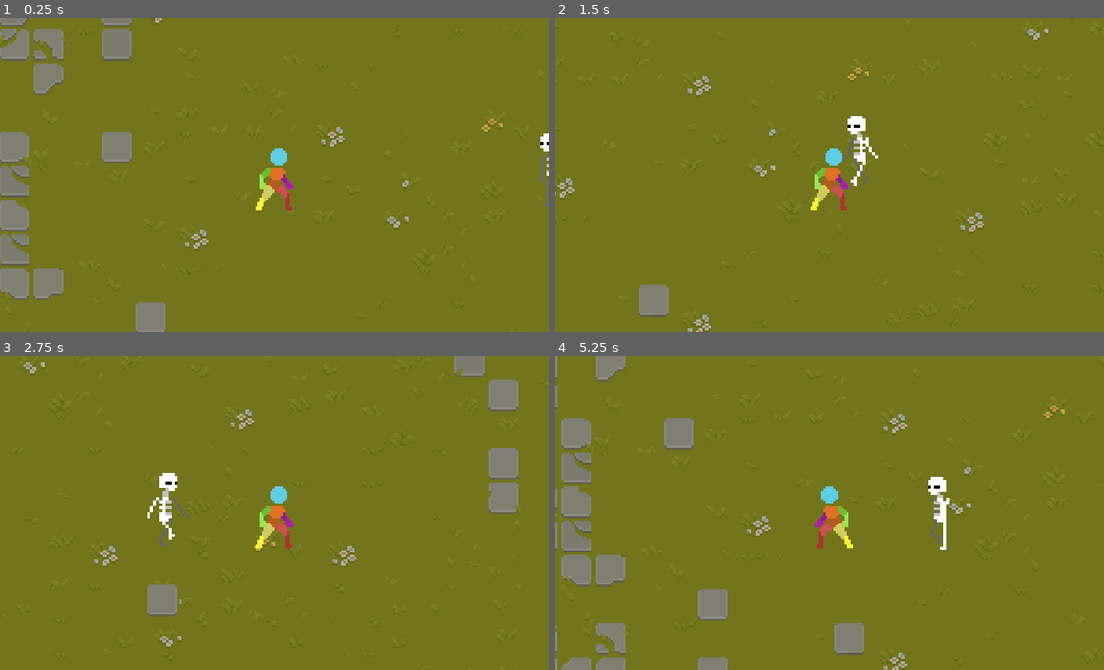
Above: before the commit, frames 1-4 (two rows, left to right).
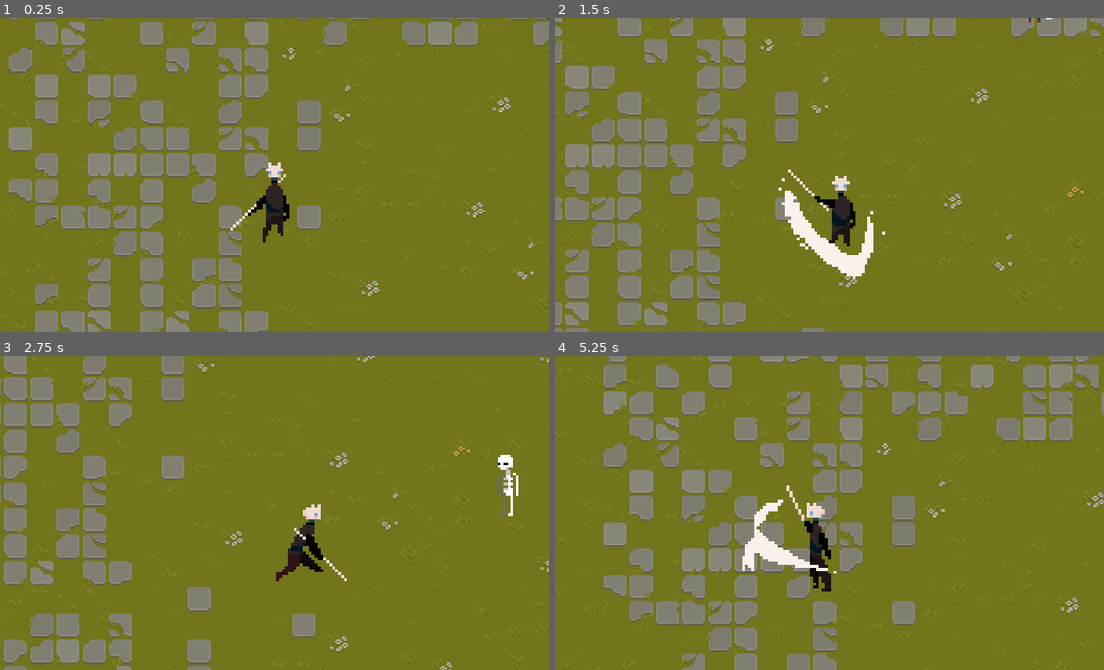
Above: after the commit, the same moments.

Repository: bluedec/GrassHops
Game: Godot game, scene res://scenes/spots/first_spot.tscn
Two runs of this game, one before a commit and one after it. Both use one fixed random seed, a clock stepped at 60 frames per second and the inputs below.
Inputs (mouse positions are in pixels of both pictures, inside the frame that each line leads up to):
- Up to frame 1 (0.25 s): no input
- Up to frame 2 (1.5 s): move the mouse to (950, 159) at 0.52 s; hold D (right) 0.53-1.28 s; hold H (basic_attack) 0.53-1.28 s; move the mouse to (719, 190) at 1.27 s; hold S (down) from 1.28 s (still down); tap H (basic_attack) at 1.35 s
- Up to frame 3 (2.75 s): move the mouse to (329, 443) at 2.02 s; release S (down) at 2.03 s; hold D (right) from 2.03 s (still down); hold H (basic_attack) from 2.03 s (still down)
- Up to frame 4 (5.25 s): move the mouse to (802, 575) at 2.77 s; release D (right) at 2.78 s; release H (basic_attack) at 2.78 s; hold W (up) 2.78-3.53 s; tap H (basic_attack) at 2.85, 4.35 s; move the mouse to (994, 560) at 3.52 s; hold H (basic_attack) 3.53-4.28 s; hold A (left) 3.53-5.03 s; move the mouse to (664, 465) at 4.27 s; move the mouse to (856, 513) at 5.02 s; hold S (down) from 5.03 s (still down); hold H (basic_attack) from 5.03 s (still down)

The runs differ from the first frame. In frame 1, 25% of the frame differs, in the area x 0-100%, y 0-100%; in frame 2, 21%; in frame 3, 17%; in frame 4, 29%.

Commit message:
Main character!

Diff:
--- /dev/null
+++ b/icon.svg
@@ -0,0 +1 @@
+<svg height="128" width="128" xmlns="http://www.w3.org/2000/svg"><rect x="2" y="2" width="124" height="124" rx="14" fill="#363d52" stroke="#212532" stroke-width="4"/><g transform="scale(.101) translate(122 122)"><g fill="#fff"><path d="M105 673v33q407 354 814 0v-33z"/><path fill="#478cbf" d="m105 673 152 14q12 1 15 14l4 67 132 10 8-61q2-11 15-15h162q13 4 15 15l8 61 132-10 4-67q3-13 15-14l152-14V427q30-39 56-81-35-59-83-108-43 20-82 47-40-37-88-64 7-51 8-102-59-28-123-42-26 43-46 89-49-7-98 0-20-46-46-89-64 14-123 42 1 51 8 102-48 27-88 64-39-27-82-47-48 49-83 108 26 42 56 81zm0 33v39c0 276 813 276 813 0v-39l-134 12-5 69q-2 10-14 13l-162 11q-12 0-16-11l-10-65H447l-10 65q-4 11-16 11l-162-11q-12-3-14-13l-5-69z"/><path d="M483 600c3 34 55 34 58 0v-86c-3-34-55-34-58 0z"/><circle cx="725" cy="526" r="90"/><circle cx="299" cy="526" r="90"/></g><g fill="#414042"><circle cx="307" cy="532" r="60"/><circle cx="717" cy="532" r="60"/></g></g></svg>
--- /dev/null
+++ b/scenes/characters/Sonny/AnimationPlayer.gd
@@ -0,0 +1,18 @@
+extends AnimationPlayer
+
+
+# Called when the node enters the scene tree for the first time.
+func _ready():
+	pass # Replace with function body.
+
+
+# Called every frame. 'delta' is the elapsed time since the previous frame.
+func _process(_delta):
+	pass
+
+
+func _on_animation_finished(anim_name):
+	print(anim_name, " finished")
+	if anim_name == "attack_down" or "left_side_attack" or "right_side_attack":
+		print("lol")
+		# resume
--- /dev/null
+++ b/scenes/characters/Sonny/Sonny.gd
@@ -0,0 +1,112 @@
+extends CharacterBody2D
+
+@onready var speed = 120
+@onready var anim : AnimationPlayer = $Sprite2D/AnimationPlayer
+var combo : int = 0
+var combo_cooldown : float = 0.5
+var dir = "down"
+
+func _ready():
+	pass
+
+func _process(_delta):
+
+	if Input.is_action_just_pressed("basic_attack"):
+		attack()
+
+	var input_direction = Vector2(
+		Input.get_action_strength("right") - Input.get_action_strength("left"),
+		Input.get_action_strength("down") - Input.get_action_strength("up")
+		)
+	input_direction.normalized()
+
+	var moving = input_direction.x != 0 or input_direction.y != 0
+
+	if is_attacking():
+		input_direction = input_direction * 0.1
+
+	handle_movement(input_direction)
+
+	if is_attacking():
+		return
+
+
+	if dir == "left":
+		if moving:
+			anim.play("left_side_running")
+		else:
+			anim.play("left_side_idle")
+
+	elif dir == "right":
+		if moving:
+			anim.play("right_side_running")
+		else:
+			anim.play("right_side_idle")
+#
+	elif dir == "down":
+		if moving:
+			anim.play("running_front")
+		else:
+			anim.play("idle")
+
+	elif dir == "up":
+		if moving:
+			anim.play("running_upwards")
+		else:
+			anim.play("upwards_idle")
+
+	combo_cooldown -= 0.01
+
+func handle_movement(input_direction):
+
+	if input_direction.x > 0:
+		dir = "right"
+		calculate_velocity_and_slide(input_direction)
+
+	elif input_direction.x < 0:
+		dir = "left"
+		calculate_velocity_and_slide(input_direction)
+
+	elif input_direction.y > 0:
+		dir = "down"
+		calculate_velocity_and_slide(input_direction)
+
+	elif input_direction.y < 0:
+		dir = "up"
+		calculate_velocity_and_slide(input_direction)
+
+
+func is_attacking():
+	return anim.current_animation == "attack_down" \
+	or anim.current_animation == "left_side_attack" \
+	or anim.current_animation == "right_side_attack"
+
+func attack():
+	if dir == "down":
+		anim.play("attack_down")
+	elif dir == "left":
+		anim.play("left_side_attack")
+	elif dir == "right":
+		anim.play("right_side_attack")
+
+#	if combo == 0:
+#		if dir == "down":
+#			anim.play("attack_down")
+#		elif dir == "left":
+#			anim.play("left_side_attack")
+#		elif dir == "right":
+#			anim.play("right_side_attack")
+#		combo += 1
+#	elif combo == 1:
+#		if combo_cooldown <= 0:
+#			anim.play("")
+#			combo_cooldown = 0.5
+#			combo += 1
+#	else:
+#		combo = 0
+#		combo_cooldown = 0.5
+
+
+func calculate_velocity_and_slide(input_direction):
+	velocity = input_direction * speed
+	move_and_slide()
--- /dev/null
+++ b/scenes/characters/Sonny/Sonny.tscn
@@ -0,0 +1,266 @@
+[gd_scene load_steps=18 format=3 uid="uid://vh257mladysl"]
+
+[ext_resource type="Script" path="res://scenes/characters/Sonny/Sonny.gd" id="1_hk164"]
+[ext_resource type="Texture2D" uid="uid://baeqsu8b6wnx8" path="res://assets/GrassHops Asset Pack/characters/sonny.png" id="2_aw34o"]
+[ext_resource type="Script" path="res://scenes/characters/Sonny/AnimationPlayer.gd" id="3_umlbm"]
+
+[sub_resource type="Animation" id="Animation_dyx6u"]
+length = 0.001
+tracks/0/type = "value"
+tracks/0/imported = false
+tracks/0/enabled = true
+tracks/0/path = NodePath(".:frame")
+tracks/0/interp = 1
+tracks/0/loop_wrap = true
+tracks/0/keys = {
+"times": PackedFloat32Array(0),
+"transitions": PackedFloat32Array(1),
+"update": 1,
+"values": [60]
+}
+
+[sub_resource type="Animation" id="Animation_1wts6"]
+resource_name = "attack_down"
+length = 0.3115
+step = 0.01
+tracks/0/type = "value"
+tracks/0/imported = false
+tracks/0/enabled = true
+tracks/0/path = NodePath(".:frame")
+tracks/0/interp = 1
+tracks/0/loop_wrap = true
+tracks/0/keys = {
+"times": PackedFloat32Array(0, 0.05, 0.1, 0.15, 0.2, 0.25),
+"transitions": PackedFloat32Array(1, 1, 1, 1, 1, 1),
+"update": 1,
+"values": [130, 131, 132, 133, 134, 135]
+}
+
+[sub_resource type="Animation" id="Animation_b1vmk"]
+resource_name = "idle"
+length = 1.02
+loop_mode = 1
+tracks/0/type = "value"
+tracks/0/imported = false
+tracks/0/enabled = true
+tracks/0/path = NodePath(".:frame")
+tracks/0/interp = 1
+tracks/0/loop_wrap = true
+tracks/0/keys = {
+"times": PackedFloat32Array(0, 0.1, 0.2, 0.3, 0.4, 0.5, 0.6, 0.7, 0.8),
+"transitions": PackedFloat32Array(1, 1, 1, 1, 1, 1, 1, 1, 1),
+"update": 1,
+"values": [117, 118, 119, 120, 121, 122, 123, 124, 125]
+}
+
+[sub_resource type="Animation" id="Animation_r2xv8"]
+resource_name = "left_side_attack"
+length = 0.358
+step = 0.05
+tracks/0/type = "value"
+tracks/0/imported = false
+tracks/0/enabled = true
+tracks/0/path = NodePath(".:frame")
+tracks/0/interp = 1
+tracks/0/loop_wrap = true
+tracks/0/keys = {
+"times": PackedFloat32Array(0, 0.05, 0.1, 0.15, 0.2, 0.25, 0.3),
+"transitions": PackedFloat32Array(1, 1, 1, 1, 1, 1, 1),
+"update": 1,
+"values": [52, 53, 54, 55, 56, 57, 58]
+}
+
+[sub_resource type="Animation" id="Animation_rxstf"]
+resource_name = "left_side_idle"
+length = 0.748
+loop_mode = 1
+tracks/0/type = "value"
+tracks/0/imported = false
+tracks/0/enabled = true
+tracks/0/path = NodePath(".:frame")
+tracks/0/interp = 1
+tracks/0/loop_wrap = true
+tracks/0/keys = {
+"times": PackedFloat32Array(0, 0.1, 0.2, 0.3, 0.4, 0.5, 0.6),
+"transitions": PackedFloat32Array(1, 1, 1, 1, 1, 1, 1),
+"update": 1,
+"values": [39, 40, 41, 42, 43, 44, 45]
+}
+
+[sub_resource type="Animation" id="Animation_40prl"]
+resource_name = "left_side_running"
+length = 0.998
+loop_mode = 1
+tracks/0/type = "value"
+tracks/0/imported = false
+tracks/0/enabled = true
+tracks/0/path = NodePath(".:frame")
+tracks/0/interp = 1
+tracks/0/loop_wrap = true
+tracks/0/keys = {
+"times": PackedFloat32Array(0, 0.1, 0.2, 0.3, 0.4, 0.5, 0.6, 0.7, 0.8, 0.9),
+"transitions": PackedFloat32Array(1, 1, 1, 1, 1, 1, 1, 1, 1, 1),
+"update": 1,
+"values": [78, 79, 80, 81, 82, 83, 84, 85, 86, 87]
+}
+
+[sub_resource type="Animation" id="Animation_5lvab"]
+resource_name = "right_side_attack"
+length = 0.658
+step = 0.01
+tracks/0/type = "value"
+tracks/0/imported = false
+tracks/0/enabled = true
+tracks/0/path = NodePath(".:frame")
+tracks/0/interp = 1
+tracks/0/loop_wrap = true
+tracks/0/keys = {
+"times": PackedFloat32Array(0, 0.1, 0.2, 0.3, 0.4, 0.5, 0.55),
+"transitions": PackedFloat32Array(1, 1, 1, 1, 1, 1, 1),
+"update": 1,
+"values": [104, 105, 106, 107, 108, 109, 110]
+}
+
+[sub_resource type="Animation" id="Animation_w47xj"]
+resource_name = "right_side_idle"
+length = 1.071
+loop_mode = 1
+tracks/0/type = "value"
+tracks/0/imported = false
+tracks/0/enabled = true
+tracks/0/path = NodePath(".:frame")
+tracks/0/interp = 1
+tracks/0/loop_wrap = true
+tracks/0/keys = {
+"times": PackedFloat32Array(0, 0.1, 0.2, 0.3, 0.4, 0.5, 0.6, 0.7, 0.8),
+"transitions": PackedFloat32Array(1, 1, 1, 1, 1, 1, 1, 1, 1),
+"update": 1,
+"values": [65, 66, 67, 68, 69, 70, 71, 72, 73]
+}
+
+[sub_resource type="Animation" id="Animation_xqibe"]
+resource_name = "right_side_running"
+length = 1.0765
+loop_mode = 1
+tracks/0/type = "value"
+tracks/0/imported = false
+tracks/0/enabled = true
+tracks/0/path = NodePath(".:frame")
+tracks/0/interp = 1
+tracks/0/loop_wrap = true
+tracks/0/keys = {
+"times": PackedFloat32Array(0, 0.1, 0.2, 0.3, 0.4, 0.5, 0.6, 0.7, 0.8, 0.9, 1),
+"transitions": PackedFloat32Array(1, 1, 1, 1, 1, 1, 1, 1, 1, 1, 1),
+"update": 1,
+"values": [91, 92, 93, 94, 95, 96, 97, 98, 99, 100, 103]
+}
+tracks/1/type = "method"
+tracks/1/imported = false
+tracks/1/enabled = true
+tracks/1/path = NodePath("..")
+tracks/1/interp = 1
+tracks/1/loop_wrap = true
+tracks/1/keys = {
+"times": PackedFloat32Array(),
+"transitions": PackedFloat32Array(),
+"values": []
+}
+
+[sub_resource type="Animation" id="Animation_byyhq"]
+resource_name = "running_front"
+length = 0.887
+loop_mode = 1
+tracks/0/type = "value"
+tracks/0/imported = false
+tracks/0/enabled = true
+tracks/0/path = NodePath(".:frame")
+tracks/0/interp = 1
+tracks/0/loop_wrap = true
+tracks/0/keys = {
+"times": PackedFloat32Array(0, 0.1, 0.2, 0.3, 0.4, 0.5, 0.6, 0.7, 0.8),
+"transitions": PackedFloat32Array(1, 1, 1, 1, 1, 1, 1, 1, 1),
+"update": 1,
+"values": [0, 1, 2, 3, 4, 5, 6, 7, 8]
+}
+
+[sub_resource type="Animation" id="Animation_80x4g"]
+resource_name = "running_upwards"
+length = 0.5025
+loop_mode = 1
+tracks/0/type = "value"
+tracks/0/imported = false
+tracks/0/enabled = true
+tracks/0/path = NodePath(".:frame")
+tracks/0/interp = 1
+tracks/0/loop_wrap = true
+tracks/0/keys = {
+"times": PackedFloat32Array(0, 0.1, 0.2, 0.3, 0.4),
+"transitions": PackedFloat32Array(1, 1, 1, 1, 1),
+"update": 1,
+"values": [13, 14, 15, 16, 17]
+}
+
+[sub_resource type="Animation" id="Animation_qncki"]
+resource_name = "upwards_idle"
+length = 0.77
+loop_mode = 1
+tracks/0/type = "value"
+tracks/0/imported = false
+tracks/0/enabled = true
+tracks/0/path = NodePath(".:frame")
+tracks/0/interp = 1
+tracks/0/loop_wrap = true
+tracks/0/keys = {
+"times": PackedFloat32Array(0, 0.1, 0.2, 0.3, 0.4, 0.5, 0.6),
+"transitions": PackedFloat32Array(1, 1, 1, 1, 1, 1, 1),
+"update": 1,
+"values": [26, 27, 28, 29, 30, 31, 32]
+}
+
+[sub_resource type="AnimationLibrary" id="AnimationLibrary_hq4v6"]
+_data = {
+"RESET": SubResource("Animation_dyx6u"),
+"attack_down": SubResource("Animation_1wts6"),
+"idle": SubResource("Animation_b1vmk"),
+"left_side_attack": SubResource("Animation_r2xv8"),
+"left_side_idle": SubResource("Animation_rxstf"),
+"left_side_running": SubResource("Animation_40prl"),
+"right_side_attack": SubResource("Animation_5lvab"),
+"right_side_idle": SubResource("Animation_w47xj"),
+"right_side_running": SubResource("Animation_xqibe"),
+"running_front": SubResource("Animation_byyhq"),
+"running_upwards": SubResource("Animation_80x4g"),
+"upwards_idle": SubResource("Animation_qncki")
+}
+
+[sub_resource type="CircleShape2D" id="CircleShape2D_6shcr"]
+radius = 8.90623
+
+[node name="Sonny" type="CharacterBody2D"]
+scale = Vector2(1.8, 1.8)
+platform_on_leave = 2
+script = ExtResource("1_hk164")
+
+[node name="Camera2D" type="Camera2D" parent="."]
+offset = Vector2(0, -17.62)
+zoom = Vector2(2.09, 2.09)
+position_smoothing_enabled = true
+
+[node name="Sprite2D" type="Sprite2D" parent="."]
+texture = ExtResource("2_aw34o")
+hframes = 13
+vframes = 11
+frame = 60
+
+[node name="AnimationPlayer" type="AnimationPlayer" parent="Sprite2D"]
+libraries = {
+"": SubResource("AnimationLibrary_hq4v6")
+}
+script = ExtResource("3_umlbm")
+
+[node name="CollisionShape2D" type="CollisionShape2D" parent="."]
+light_mask = 3
+visibility_layer = 3
+shape = SubResource("CircleShape2D_6shcr")
+
+[connection signal="animation_finished" from="Sprite2D/AnimationPlayer" to="Sprite2D/AnimationPlayer" method="_on_animation_finished"]
--- /dev/null
+++ b/scenes/emotion/emotion.gd
@@ -0,0 +1,12 @@
+extends Node2D
+
+@onready var anim : AnimationPlayer = $emotion_sprite/AnimationPlayer
+
+func start_question():
+	anim.play("question_idle")
+
+func start_exclamation():
+	anim.play("exclamation_idle")
+
+func idle():
+	anim.play("question_idle")
--- /dev/null
+++ b/scenes/emotion/emotion.tscn
@@ -0,0 +1,110 @@
+[gd_scene load_steps=7 format=3 uid="uid://crptx17xlt3gm"]
+
+[ext_resource type="Script" path="res://scenes/emotion/emotion.gd" id="1_nakxm"]
+[ext_resource type="Texture2D" uid="uid://5a3e7ywoff74" path="res://assets/GrassHops Asset Pack/misc/question_mark_and_exclamation.png" id="1_wcdci"]
+
+[sub_resource type="Animation" id="Animation_q147j"]
+length = 0.001
+tracks/0/type = "value"
+tracks/0/imported = false
+tracks/0/enabled = true
+tracks/0/path = NodePath(".:frame")
+tracks/0/interp = 1
+tracks/0/loop_wrap = true
+tracks/0/keys = {
+"times": PackedFloat32Array(0),
+"transitions": PackedFloat32Array(1),
+"update": 1,
+"values": [0]
+}
+tracks/1/type = "value"
+tracks/1/imported = false
+tracks/1/enabled = true
+tracks/1/path = NodePath(".:position")
+tracks/1/interp = 1
+tracks/1/loop_wrap = true
+tracks/1/keys = {
+"times": PackedFloat32Array(0),
+"transitions": PackedFloat32Array(1),
+"update": 0,
+"values": [Vector2(0, 0)]
+}
+
+[sub_resource type="Animation" id="Animation_22yor"]
+resource_name = "exclamation_idle"
+length = 3.0
+loop_mode = 1
+tracks/0/type = "value"
+tracks/0/imported = false
+tracks/0/enabled = true
+tracks/0/path = NodePath(".:frame")
+tracks/0/interp = 1
+tracks/0/loop_wrap = true
+tracks/0/keys = {
+"times": PackedFloat32Array(0),
+"transitions": PackedFloat32Array(1),
+"update": 1,
+"values": [1]
+}
+tracks/1/type = "value"
+tracks/1/imported = false
+tracks/1/enabled = true
+tracks/1/path = NodePath(".:position")
+tracks/1/interp = 1
+tracks/1/loop_wrap = true
+tracks/1/keys = {
+"times": PackedFloat32Array(0, 1.5),
+"transitions": PackedFloat32Array(1, 1),
+"update": 0,
+"values": [Vector2(0, 0), Vector2(-1, -1)]
+}
+
+[sub_resource type="Animation" id="Animation_ai8c0"]
+resource_name = "question_idle"
+length = 3.0
+loop_mode = 1
+step = 0.05
+tracks/0/type = "value"
+tracks/0/imported = false
+tracks/0/enabled = true
+tracks/0/path = NodePath(".:frame")
+tracks/0/interp = 1
+tracks/0/loop_wrap = true
+tracks/0/keys = {
+"times": PackedFloat32Array(0),
+"transitions": PackedFloat32Array(1),
+"update": 1,
+"values": [0]
+}
+tracks/1/type = "value"
+tracks/1/imported = false
+tracks/1/enabled = true
+tracks/1/path = NodePath(".:position")
+tracks/1/interp = 1
+tracks/1/loop_wrap = true
+tracks/1/keys = {
+"times": PackedFloat32Array(0, 1.5),
+"transitions": PackedFloat32Array(1, 1),
+"update": 0,
+"values": [Vector2(0, 0), Vector2(-1, -1)]
+}
+
+[sub_resource type="AnimationLibrary" id="AnimationLibrary_jrfyh"]
+_data = {
+"RESET": SubResource("Animation_q147j"),
+"exclamation_idle": SubResource("Animation_22yor"),
+"question_idle": SubResource("Animation_ai8c0")
+}
+
+[node name="Emotion" type="Node2D"]
+script = ExtResource("1_nakxm")
+
+[node name="emotion_sprite" type="Sprite2D" parent="."]
+scale = Vector2(0.477623, 0.477623)
+texture = ExtResource("1_wcdci")
+hframes = 2
+
+[node name="AnimationPlayer" type="AnimationPlayer" parent="emotion_sprite"]
+libraries = {
+"": SubResource("AnimationLibrary_jrfyh")
+}
--- a/scenes/enemies/enemy_skelly.tscn
+++ b/scenes/enemies/enemy_skelly.tscn
@@ -163,14 +163,14 @@
 }]
 
 [sub_resource type="CircleShape2D" id="CircleShape2D_s0att"]
-radius = 519.353
+radius = 848.215
 
 [sub_resource type="RectangleShape2D" id="RectangleShape2D_5uyg1"]
 size = Vector2(69.8656, 167.677)
 
 [node name="enemy_skelly" type="CharacterBody2D"]
 position = Vector2(-1, -18)
-scale = Vector2(0.143132, 0.143132)
+scale = Vector2(0.155, 0.155)
 script = ExtResource("1_jjatu")
 
 [node name="AnimatedSprite2D" type="AnimatedSprite2D" parent="."]
--- a/scenes/npcs/solider_01/soldier_01.gd
+++ b/scenes/npcs/solider_01/soldier_01.gd
@@ -1,26 +1,28 @@
 extends CharacterBody2D
 
 @onready var sprite = $AnimatedSprite2D
-@onready var quest_marker = $quest_marker
+@onready var emotion_controller = $Emotion
 var has_quest = false
 var has_reward = false
 var waiting_for_completion = true
 
 
-func _physics_process(delta):
+func _physics_process(_delta):
 	if has_quest:
-		quest_marker.frame = 0
+		emotion_controller.start_question()
 	elif has_reward:
-		quest_marker.frame = 1
-	elif waiting_for_completion:
-		quest_marker.modulate = Color(1,1,1, 0.4)
+		emotion_controller.start_exclamation()
+	else:
+		emotion_controller.idle()
+	pass
+
 
 func _on_area_2d_mouse_entered():
-	sprite.frame = 1
-	quest_marker.position.y -= 2
-	pass # Replace with function body.
+	has_quest = true
+	has_reward = false
+	pass
 
 func _on_area_2d_mouse_exited():
-	sprite.frame = 0
-	quest_marker.position.y += 2
-	pass # Replace with function body.
+	has_quest = false
+	has_reward = true
+	pass
--- a/scenes/npcs/solider_01/soldier_01.tscn
+++ b/scenes/npcs/solider_01/soldier_01.tscn
@@ -1,28 +1,28 @@
 [gd_scene load_steps=9 format=3 uid="uid://cr4dk8akklmbb"]
 
-[ext_resource type="Texture2D" uid="uid://d0g7j1i12dgmj" path="res://assets/GrassHops Asset Pack/enemies/soldier_01/soldier_01.png" id="1_1gdc4"]
 [ext_resource type="Script" path="res://scenes/npcs/solider_01/soldier_01.gd" id="1_gqdcm"]
-[ext_resource type="Texture2D" uid="uid://5a3e7ywoff74" path="res://assets/GrassHops Asset Pack/misc/question_mark_and_exclamation.png" id="3_e302n"]
+[ext_resource type="Texture2D" uid="uid://d0g7j1i12dgmj" path="res://assets/GrassHops Asset Pack/npcs/soldier_01/soldier_01.png" id="2_hdjb8"]
+[ext_resource type="PackedScene" uid="uid://crptx17xlt3gm" path="res://scenes/emotion/emotion.tscn" id="3_flbyy"]
 
 [sub_resource type="RectangleShape2D" id="RectangleShape2D_vup4s"]
-size = Vector2(11.8095, 25)
+size = Vector2(5, 10.3199)
 
-[sub_resource type="AtlasTexture" id="AtlasTexture_dqkbe"]
-atlas = ExtResource("1_1gdc4")
+[sub_resource type="AtlasTexture" id="AtlasTexture_apskq"]
+atlas = ExtResource("2_hdjb8")
 region = Rect2(32, 0, 32, 32)
 
-[sub_resource type="AtlasTexture" id="AtlasTexture_icuvo"]
-atlas = ExtResource("1_1gdc4")
+[sub_resource type="AtlasTexture" id="AtlasTexture_34d5b"]
+atlas = ExtResource("2_hdjb8")
 region = Rect2(64, 0, 32, 32)
 
-[sub_resource type="SpriteFrames" id="SpriteFrames_qcloq"]
+[sub_resource type="SpriteFrames" id="SpriteFrames_khu75"]
 animations = [{
 "frames": [{
 "duration": 1.0,
-"texture": SubResource("AtlasTexture_dqkbe")
+"texture": SubResource("AtlasTexture_apskq")
 }, {
 "duration": 1.0,
-"texture": SubResource("AtlasTexture_icuvo")
+"texture": SubResource("AtlasTexture_34d5b")
 }],
 "loop": true,
 "name": &"default",
@@ -30,35 +30,29 @@
 }]
 
 [sub_resource type="RectangleShape2D" id="RectangleShape2D_jaojb"]
-size = Vector2(6.83261, 20.0262)
+size = Vector2(5.14472, 20.8994)
 
 [node name="soldier_01" type="CharacterBody2D"]
-scale = Vector2(2.2377, 2.2377)
+scale = Vector2(1.8, 1.8)
 script = ExtResource("1_gqdcm")
 
 [node name="Collider" type="CollisionShape2D" parent="."]
-visible = false
-position = Vector2(0.0952265, -12.5)
+position = Vector2(-0.277778, -5.95118)
 shape = SubResource("RectangleShape2D_vup4s")
 
 [node name="AnimatedSprite2D" type="AnimatedSprite2D" parent="."]
-position = Vector2(1, -13)
-sprite_frames = SubResource("SpriteFrames_qcloq")
+position = Vector2(0, -13.1313)
+sprite_frames = SubResource("SpriteFrames_khu75")
 
 [node name="Area2D" type="Area2D" parent="."]
 
 [node name="Mouse_Collider" type="CollisionShape2D" parent="Area2D"]
-visible = false
-position = Vector2(0.0930392, -12.5129)
+position = Vector2(-0.555556, -13.0583)
 scale = Vector2(1.72777, 1.24911)
 shape = SubResource("RectangleShape2D_jaojb")
 
-[node name="quest_marker" type="Sprite2D" parent="."]
-position = Vector2(0.446888, -34.8573)
-scale = Vector2(0.477623, 0.477623)
-texture = ExtResource("3_e302n")
-hframes = 2
-frame = 1
+[node name="Emotion" parent="." instance=ExtResource("3_flbyy")]
+position = Vector2(0, -36.0269)
 
 [connection signal="mouse_entered" from="Area2D" to="." method="_on_area_2d_mouse_entered"]
 [connection signal="mouse_exited" from="Area2D" to="." method="_on_area_2d_mouse_exited"]
--- a/scenes/spots/first_spot.tscn
+++ b/scenes/spots/first_spot.tscn
@@ -1,8 +1,8 @@
 [gd_scene load_steps=7 format=3 uid="uid://dn31om0ysodla"]
 
 [ext_resource type="Texture2D" uid="uid://b20abatm6bexe" path="res://assets/Texture/TX Tileset Grass.png" id="1_cwtq3"]
-[ext_resource type="PackedScene" uid="uid://dh5q3y5jtejab" path="res://scenes/characters/Johnson/johnson.tscn" id="2_5oms1"]
 [ext_resource type="PackedScene" uid="uid://d1hbvc4sba303" path="res://scenes/enemies/enemy_skelly.tscn" id="3_0ph3e"]
+[ext_resource type="PackedScene" uid="uid://vh257mladysl" path="res://scenes/characters/Sonny/Sonny.tscn" id="4_ctyk3"]
 [ext_resource type="PackedScene" uid="uid://cr4dk8akklmbb" path="res://scenes/npcs/solider_01/soldier_01.tscn" id="4_h3g85"]
 
 [sub_resource type="TileSetAtlasSource" id="TileSetAtlasSource_b5vge"]
@@ -277,8 +277,8 @@
 [node name="enemy_skelly" parent="." instance=ExtResource("3_0ph3e")]
 position = Vector2(67, 18)
 
-[node name="Johnson" parent="." instance=ExtResource("2_5oms1")]
-position = Vector2(-62, 38)
-
 [node name="soldier_01" parent="." instance=ExtResource("4_h3g85")]
 position = Vector2(15, -106)
+
+[node name="Sonny" parent="." instance=ExtResource("4_ctyk3")]
+position = Vector2(-157, -1)
--- a/scripts/enemy_skelly.gd
+++ b/scripts/enemy_skelly.gd
@@ -19,6 +19,6 @@
 	is_player_in_radius = true
 
 
-func _on_detection_area_body_exited(body):
+func _on_detection_area_body_exited(_body):
 	player = null
 	is_player_in_radius = false
Binary file added: assets/GrassHops Asset Pack/characters/sonny.png
Not shown, added: assets/GrassHops Asset Pack/characters/sonny.png.import
Binary file added: assets/GrassHops Asset Pack/misc/grass_and_other_farm_stuff.png
Not shown, changed: assets/GrassHops Asset Pack/misc/grass_and_other_farm_stuff.png.import
Renamed: assets/GrassHops Asset Pack/enemies/soldier_01/enchanter 64x64.aseprite -> assets/GrassHops Asset Pack/npcs/soldier_01/enchanter 64x64.aseprite
Renamed: assets/GrassHops Asset Pack/enemies/soldier_01/soldier_01-sheet.png -> assets/GrassHops Asset Pack/npcs/soldier_01/soldier_01-sheet.png
Not shown, added: assets/GrassHops Asset Pack/npcs/soldier_01/soldier_01-sheet.png.import
Renamed: assets/GrassHops Asset Pack/enemies/soldier_01/soldier_01.png -> assets/GrassHops Asset Pack/npcs/soldier_01/soldier_01.png
Not shown, added: assets/GrassHops Asset Pack/npcs/soldier_01/soldier_01.png.import
Binary file added: assets/GrassHops Asset Pack/ui/start-button.png
Not shown, changed: assets/GrassHops Asset Pack/ui/start-button.png.import
Not shown, added: icon.svg.import
(and 4 more such lines)
